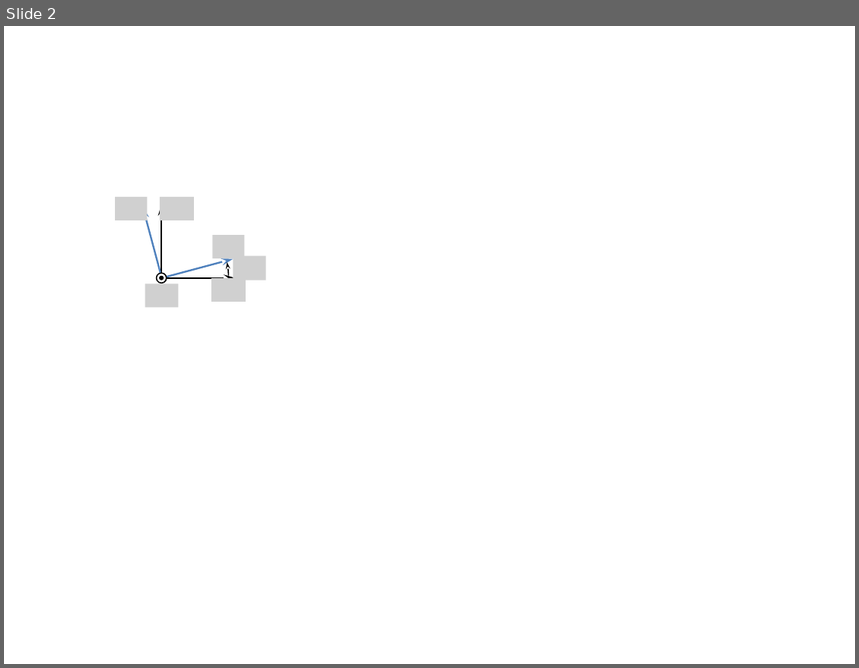
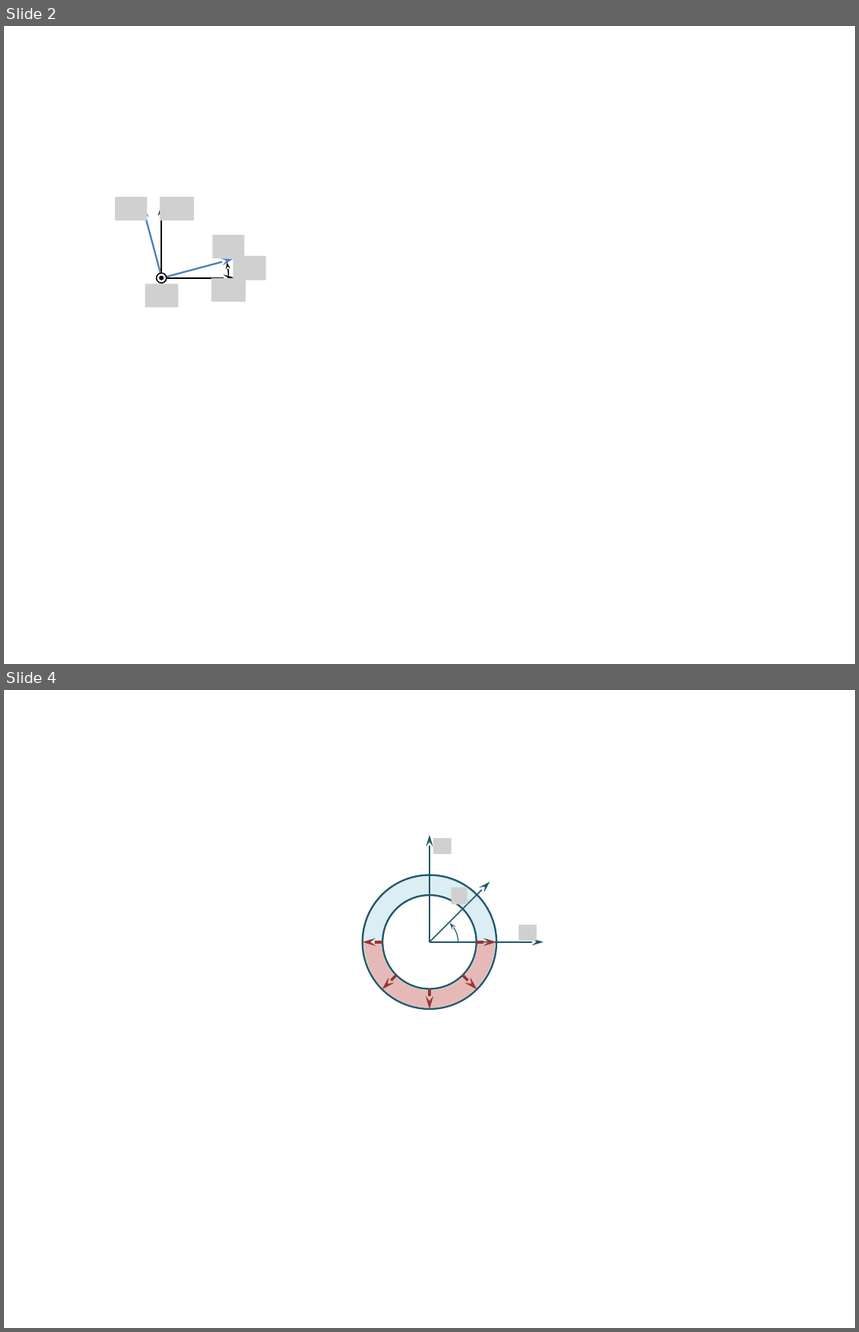
Before and after one commit to xpessoles/Cy_04_PSI_ModelisationDynamique, a slide deck: Revisions_Statique/Fiche_01_Statique_MAM_2D_3D_PTS/images/Figure.pptx. Shown one above the other, each under a label of ours: slide 2 before the commit, slides 2 and 4 after it; the slides between them are not shown. The pictures are 859x668 and 859x1332 pixels, drawn with LibreOffice and Linux fonts; fonts in the diff are those of the drawing; grey boxes stand for pictures; background and template pictures are left out. Boxes give left, top, right and bottom in pixels: in the first picture for what was removed or moved away, otherwise in the second. Text is boxed around its words. In the diff, an @@ line names an element or a change of style, - is before the commit and + after.

```diff
--- a/Revisions_Statique/Fiche_01_Statique_MAM_2D_3D_PTS/images/Figure.pptx
+++ b/Revisions_Statique/Fiche_01_Statique_MAM_2D_3D_PTS/images/Figure.pptx
@@ slide 4 added at <box>4,690,855,1328</box>, background #FFFFFF @@
@@ arrow added from (430, 942) to (430, 834), #215968 1 pt @@
@@ picture added at <box>433,838,451,854</box> @@
@@ ellipse added at <box>363,875,496,1009</box>, fill #DBEEF4, outline #215968 1.5 pt @@
@@ arch (boxed as its full ring) added at <box>364,877,495,1008</box>, fill #E6B9B8 @@
@@ arrow added from (430, 942) to (490, 882), #215968 1 pt @@
@@ picture added at <box>452,888,468,904</box> @@
@@ ellipse added at <box>382,895,477,989</box>, fill #FFFFFF, outline #215968 1.5 pt @@
@@ arc (boxed as its full ellipse) added at <box>401,916,458,969</box>, outline #215968 0.75 pt @@
@@ picture added at <box>519,925,537,941</box> @@
@@ arrow added from (382, 942) to (363, 942), #953735 2.25 pt @@
@@ arrow added from (430, 942) to (544, 942), #215968 1 pt @@
@@ arrow added from (477, 942) to (496, 942), #953735 2.25 pt @@
@@ arrow added from (396, 975) to (382, 989), #953735 2.25 pt @@
@@ arrow added from (463, 975) to (477, 989), #953735 2.25 pt @@
@@ arrow added from (430, 989) to (430, 1009), #953735 2.25 pt @@
```
Also in this commit, not shown: 4 other slides added, 1 slide removed, 7 other files.
